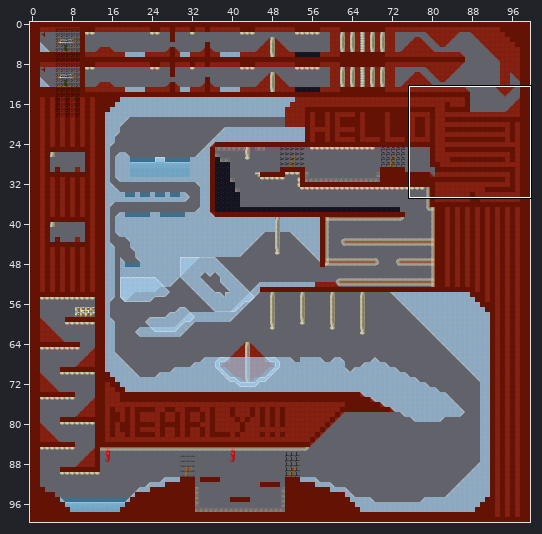
A Tiled map gets an edit: data/assets/simple_race.tmx. The picture above shows the old version from afar; the outline marks the close-up.
Close-up. First the earlier version:
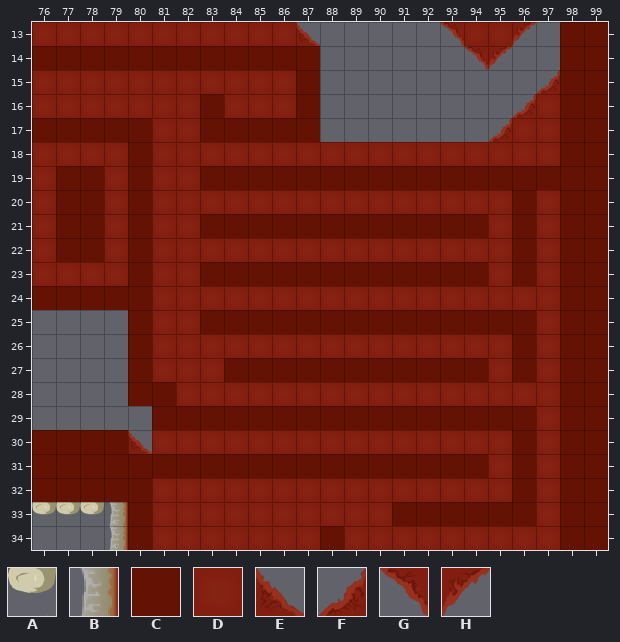
Cells are 64x64 px. Shown: x 76..99, y 13..34. The commit also changed other parts of the map, which this record leaves out.
Key: from "TileBoneEnds": A 4 "Edge"; from "TileBounce": B 1; from "TileHard": C 0 "NonEdible"; from "TileMeatSolid1": D 0 "Block"; from "TileMeatTri1": E 0 "Slope", F 4 "Slope", G 8 "Slope", H 12 "Slope".
_ is an empty cell.
Layers that did not change in this view are not listed.
Layer "Level" before, first column x 76:
13 DDDDDDDDDDDE_____GDDH_CC
14 CCCCCCCCCCCC______GH__CC
15 DDDDDDDDDDDC_________FCC
16 DDDDDDDCDDDC________FDCC
17 CCCCCDDCCCCC_______FDDCC
18 DDDDCDDDDDDDDDDDDDDDDDCC
19 DCCDCDDCCCCCCCCCCCCCCCCC
20 DCCDCDDDDDDDDDDDDDDDCDCC
21 DCCDCDDCCCCCCCCCCCCDCDCC
22 DCCDCDDDDDDDDDDDDDDDCDCC
23 DDDDCDDCCCCCCCCCCCCDCDCC
24 CCCCCDDDDDDDDDDDDDDDDDCC
25 ____CDDCCCCCCCCCCCCCCDCC
26 ____CDDDDDDDDDDDDDDDCDCC
27 ____CDDDCCCCCCCCCCCDCDCC
28 ____CCDDDDDDDDDDDDDDDDCC
29 _____CCCCCCCCCCCCCCCCDCC
30 CCCCEDDDDDDDDDDDDDDDCDCC
31 CCCCCCCCCCCCCCCCCCCDCDCC
32 CCCCCDDDDDDDDDDDDDDDCDCC
33 AAABCDDDDDDDDDDCCCCCCDCC
34 ___BCDDDDDDDCDDDDDDDDDCC
New version:
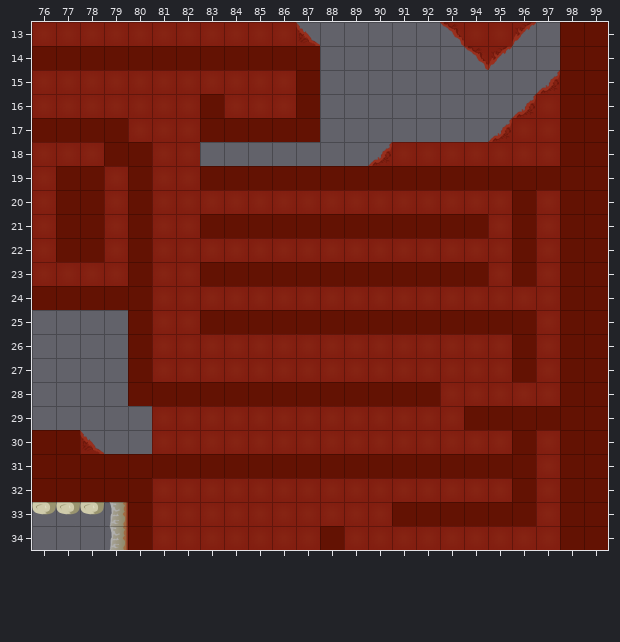
See-through tiles are keyed as they look on the map.
Edits made:
Layer "Level":
Tile D gives way to tile C in row 18 at x 79; in row 28 at x 82 to 92; in row 29 at x 97; in row 31 at x 95.
Tile C gives way to tile D in row 17 at x 80; in row 27 at x 84 to 94; in row 29 at x 81 to 93.
Tile C gives way to tile E in row 30 at x 78.
Tile D gives way to tile F in row 18 at x 90.
The author cleared tile C in row 30 at x 79.
The author cleared tile D in row 18 at x 83 to 89.
The author cleared tile E in row 30 at x 80.
Where, in picture pixels (left, top, right, bottom), the same in both close-ups:
changed: (104, 118, 152, 166)
changed: (200, 142, 392, 166)
changed: (80, 358, 488, 454)
changed: (536, 406, 560, 430)
changed: (488, 454, 512, 478)
